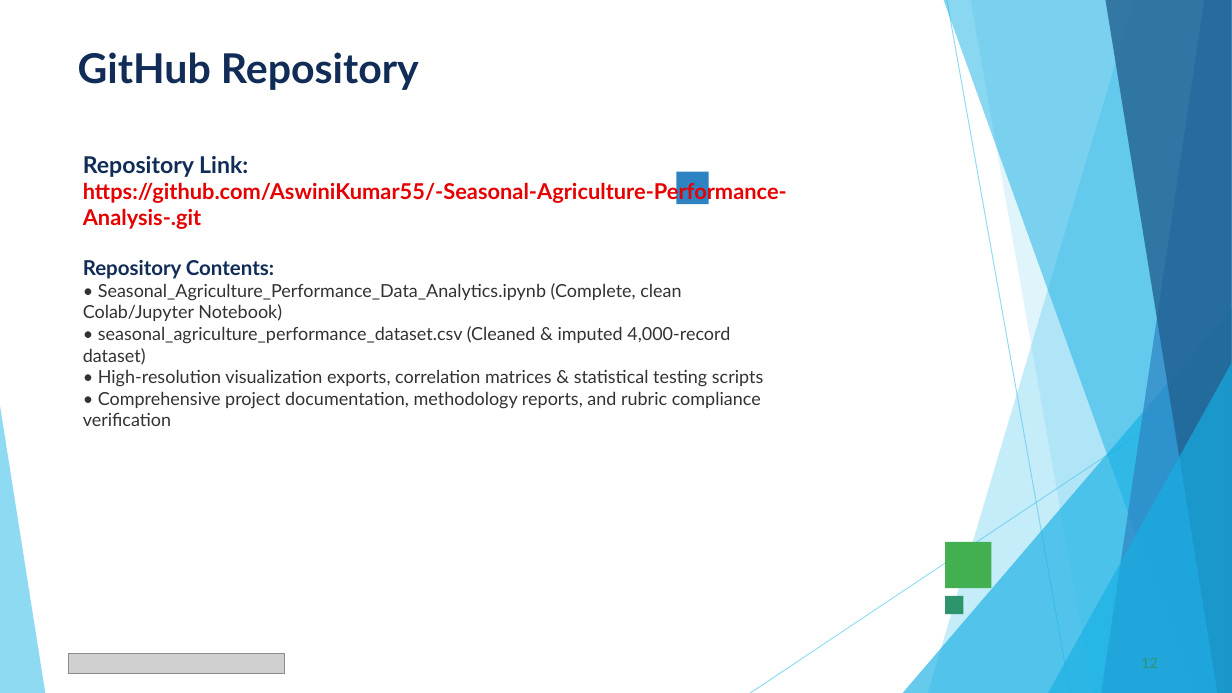
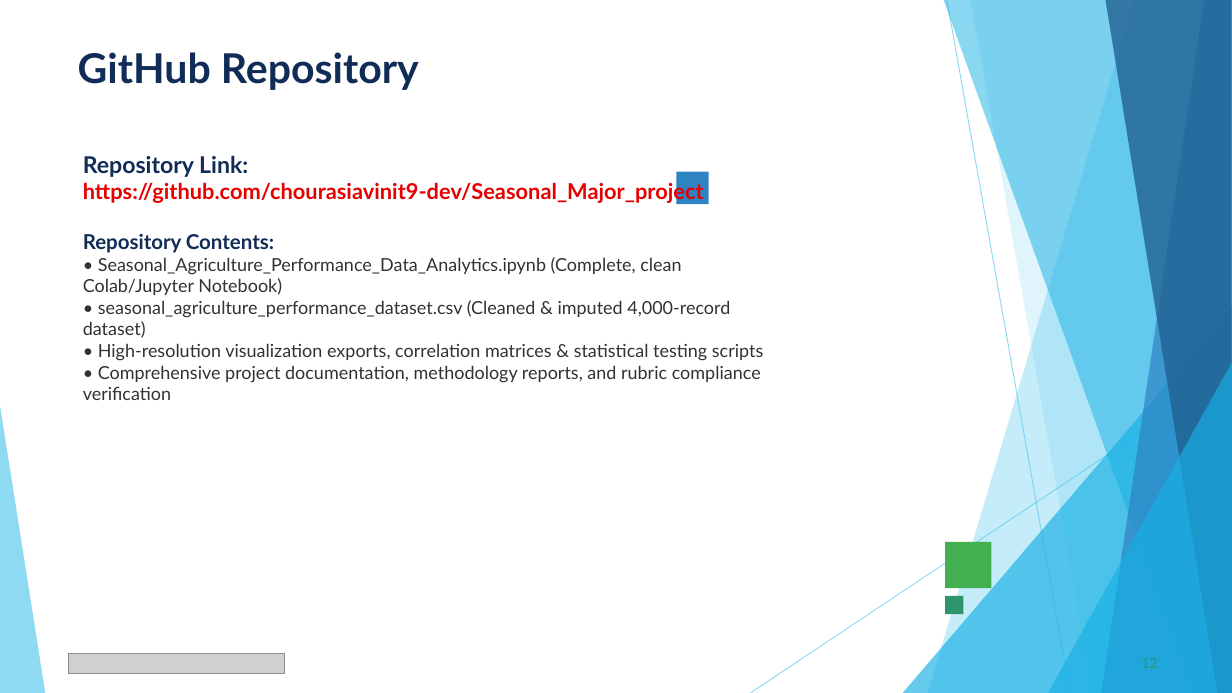
Before and after one commit to chourasiavinit9-dev/Seasonal_Major_project, a slide deck: slide 12 of VOIS_Major_Project_PPT_Submission_Template.pptx. Drawn at 1232x693 pixels with LibreOffice and Linux fonts; fonts in the diff are those of the drawing; grey boxes stand for pictures. Boxes give left, top, right and bottom in pixels: in the first picture for what was removed or moved away, otherwise in the second. Text is boxed around its words. In the diff, an @@ line names an element or a change of style, - is before the commit and + after.

Commit message:
Update Slide 12 GitHub repository link to https://github.com/chourasiavinit9-dev/Seasonal_Major_project

```diff
--- a/VOIS_Major_Project_PPT_Submission_Template.pptx
+++ b/VOIS_Major_Project_PPT_Submission_Template.pptx
@@ text at [83, 180, 704, 204]: text changed @@
-https://github.com/AswiniKumar55/-Seasonal-Agriculture-Performance-Analysis-.git
+https://github.com/chourasiavinit9-dev/Seasonal_Major_project
```
